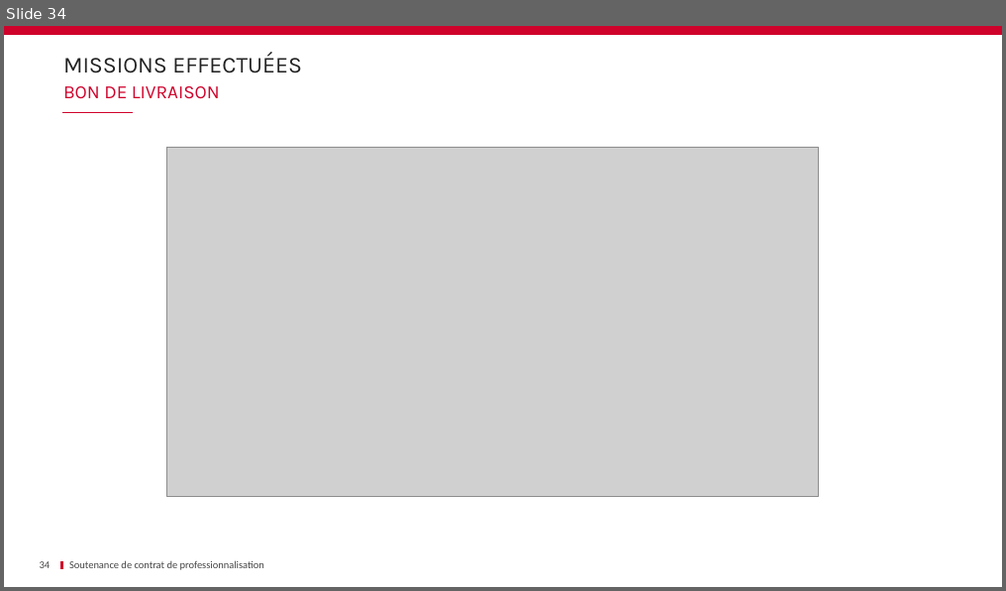
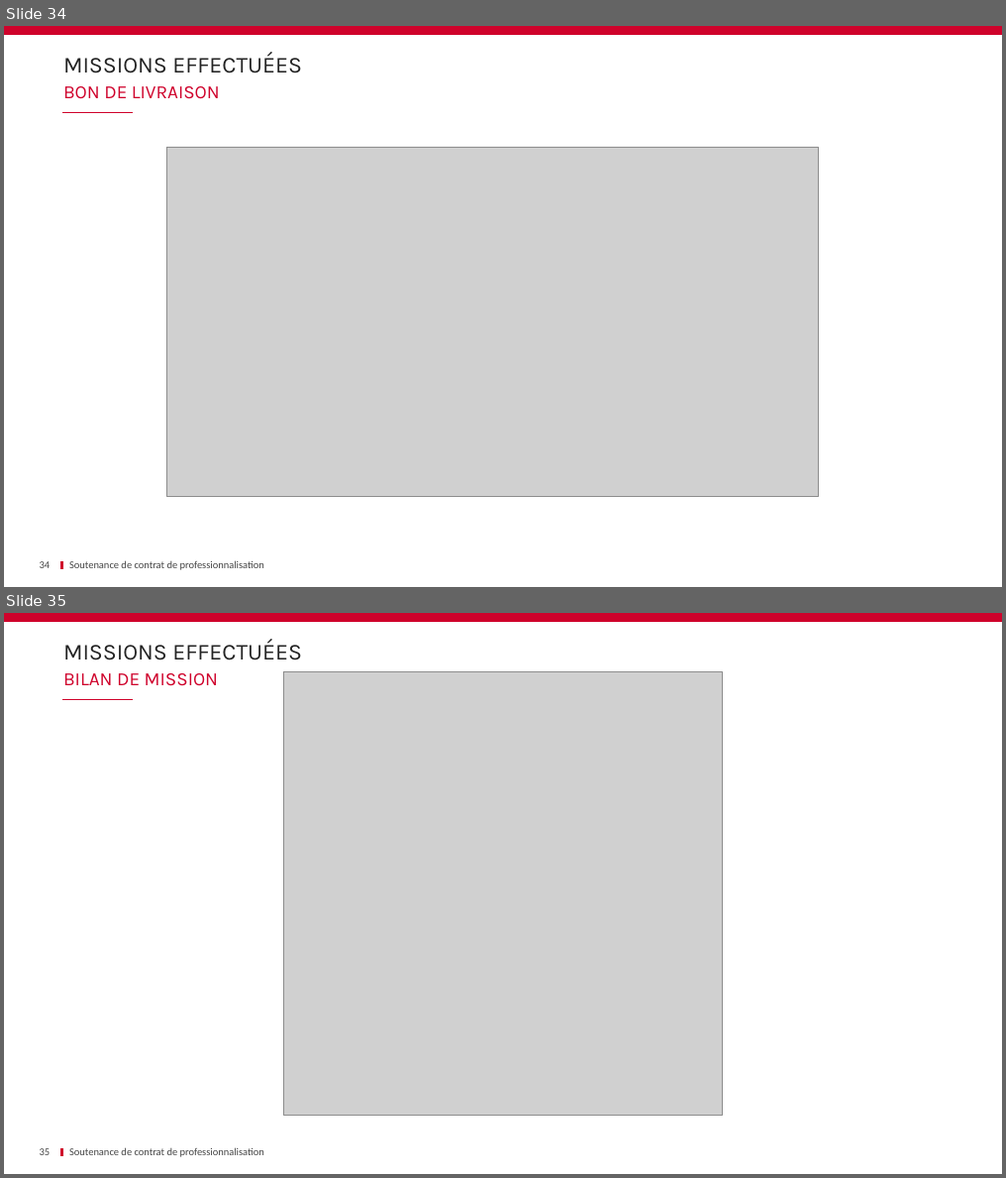
Before and after one commit to Dixit-Z/Memoire, a slide deck: Soutenance.pptx. Shown one above the other, each under a label of ours: slide 34 before the commit, slides 34 and 35 after it. The pictures are 1006x591 and 1006x1178 pixels, drawn with LibreOffice and Linux fonts; fonts in the diff are those of the drawing; grey boxes stand for pictures; background and template pictures are left out. Boxes give left, top, right and bottom in pixels: in the first picture for what was removed or moved away, otherwise in the second. Text is boxed around its words. In the diff, an @@ line names an element or a change of style, - is before the commit and + after.

```diff
--- a/Soutenance.pptx
+++ b/Soutenance.pptx
@@ slide 35 added at box(4, 613, 1002, 1174), background #FFFFFF; not listed: 3 template elements that a slide beside it also shows @@
@@ title added at box(63, 640, 302, 661), 22 pt, text #232323 @@
+MISSIONS EFFECTUÉES
@@ text added at box(63, 673, 219, 686), 18 pt, text #CF022B @@
+BILAN DE MISSION
@@ picture added at box(284, 672, 723, 1116) @@
@@ page number added at box(40, 1149, 51, 1156), 10 pt, text #464646 @@
+35
@@ text added at box(69, 1148, 264, 1157), 10 pt, text #464646 @@
+Soutenance de contrat de professionnalisation
```
Also in this commit, not shown: 3 slides changed.
